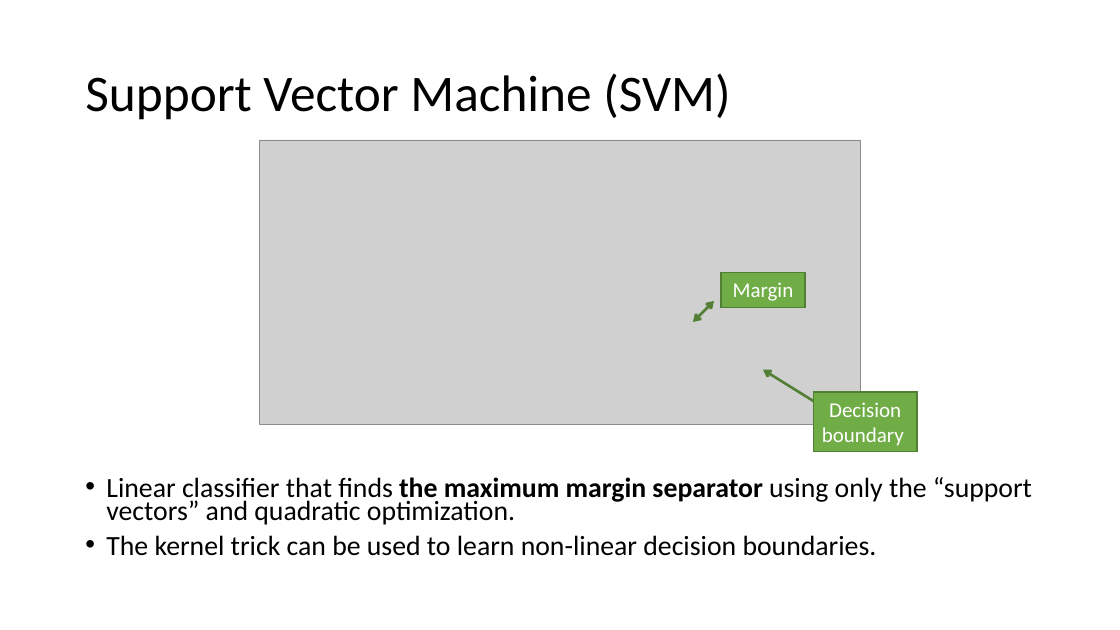
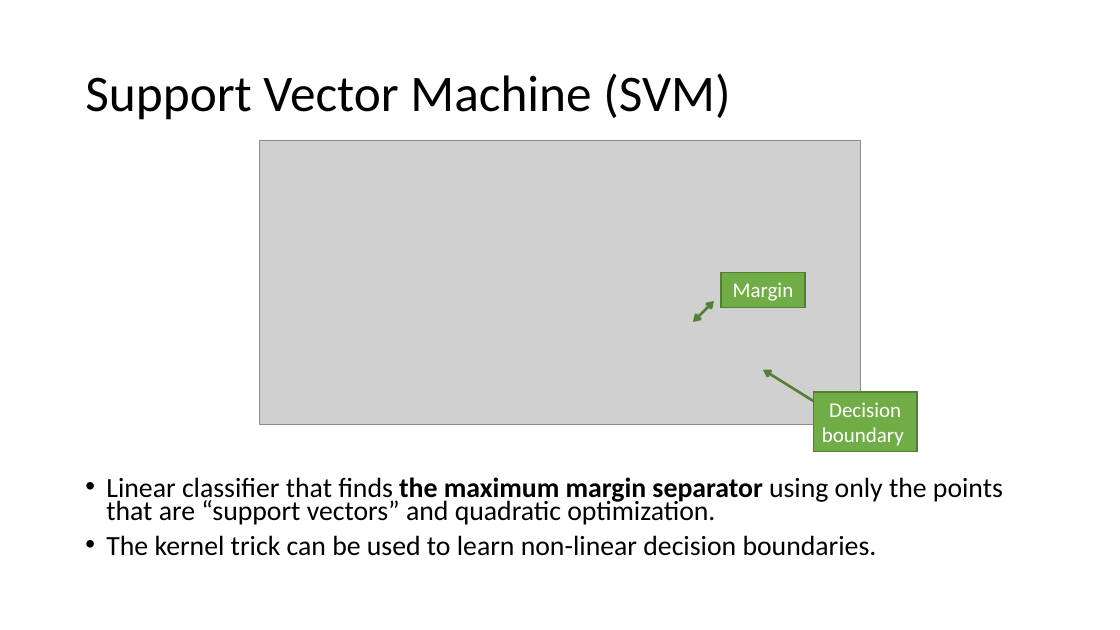
Before and after one commit to mhahsler/CS7320-AI, a slide deck: slide 27 of slides/19_ML_intro.pptx (slide 28 before the commit). Drawn at 1120x630 pixels with LibreOffice and Linux fonts; fonts in the diff are those of the drawing; grey boxes stand for pictures. Boxes give left, top, right and bottom in pixels: in the first picture for what was removed or moved away, otherwise in the second. Text is boxed around its words. In the diff, an @@ line names an element or a change of style, - is before the commit and + after.

```diff
--- a/slides/19_ML_intro.pptx
+++ b/slides/19_ML_intro.pptx
@@ text at [106,477,1003,525]: text changed @@
-• Linear classifier that finds the maximum margin separator using only the “support vectors” and quadratic optimization.
+• Linear classifier that finds the maximum margin separator using only the points that are “support vectors” and quadratic optimization.
```
Also in this commit, not shown: 15 other slides changed, 2 slides added, 2 slides removed, 1 other file.
